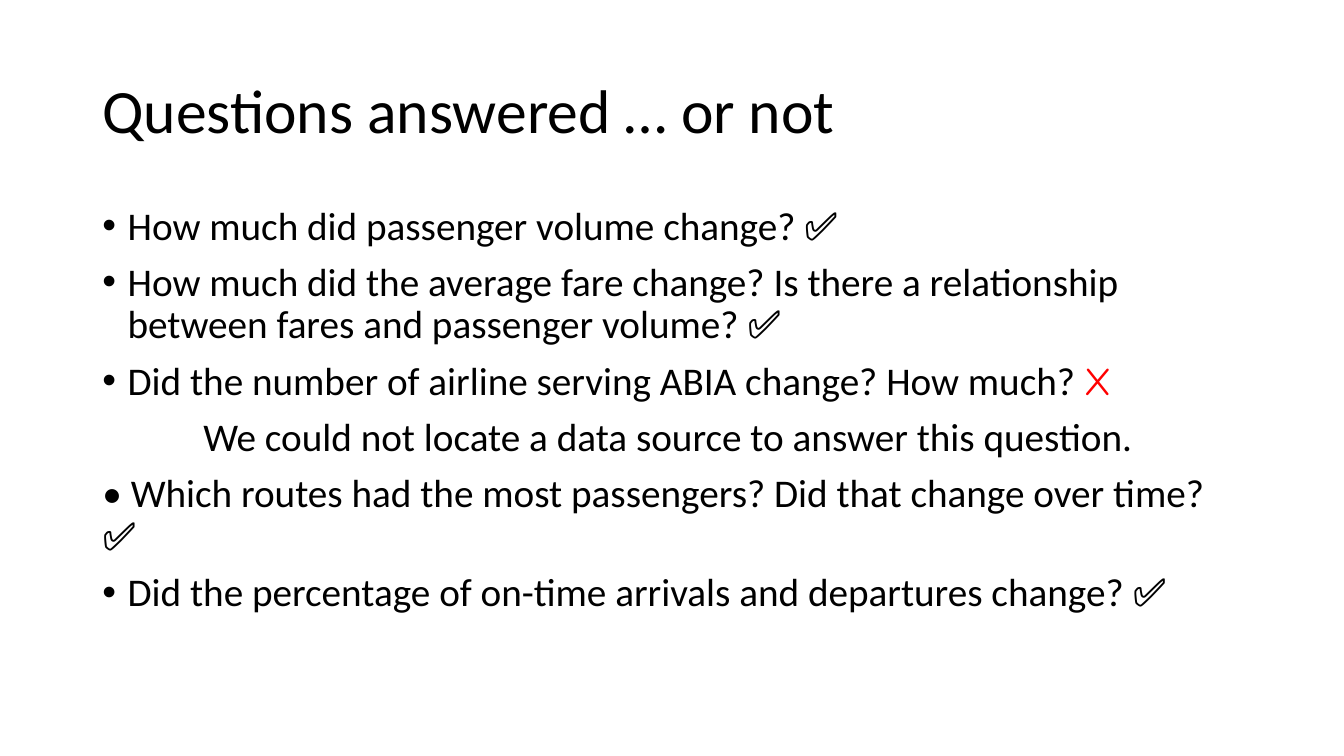
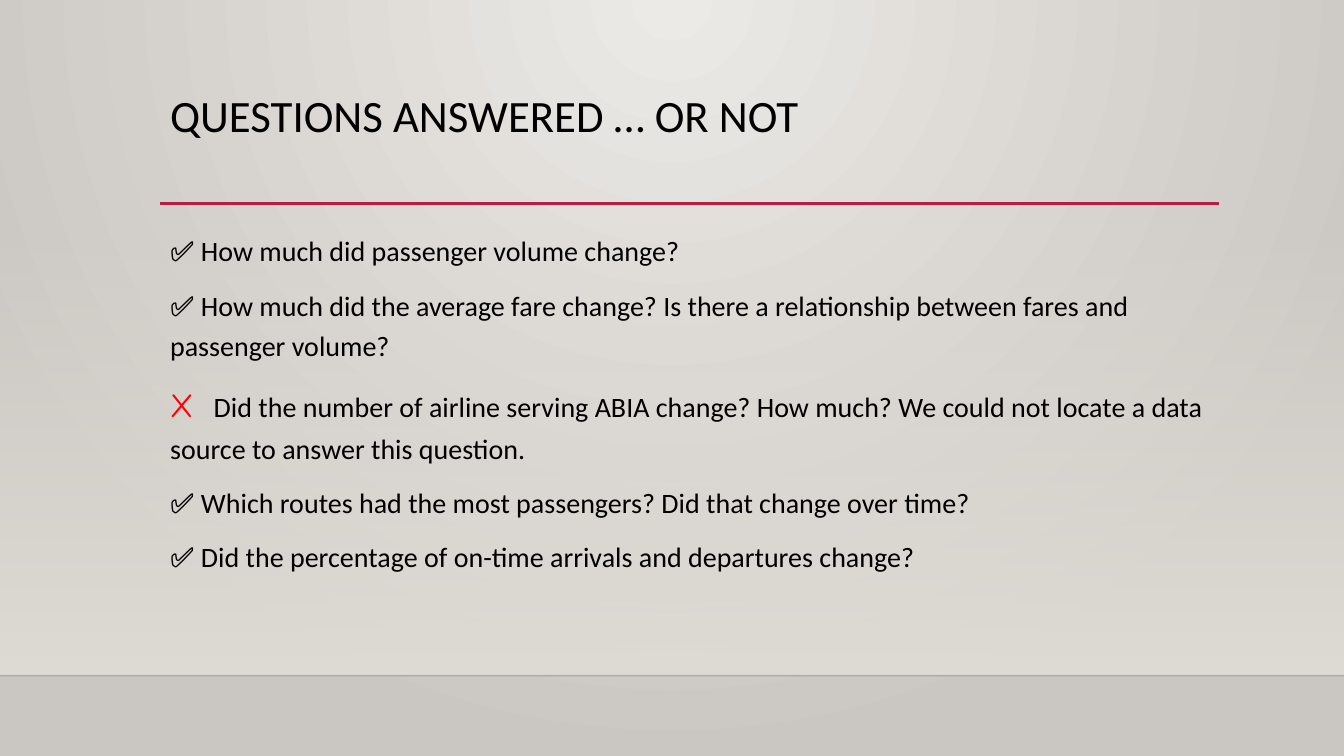
Before and after one commit to ddcruz/project-1, a slide deck: slide 5 of resources/documents/ABIA presentation.pptx. Drawn at 1344x756 pixels with LibreOffice and Linux fonts; fonts in the diff are those of the drawing; background and template pictures are left out. Boxes give left, top, right and bottom in pixels: in the first picture for what was removed or moved away, otherwise in the second. Text is boxed around its words. In the diff, an @@ line names an element or a change of style, - is before the commit and + after.

```diff
--- a/resources/documents/ABIA presentation.pptx
+++ b/resources/documents/ABIA presentation.pptx
@@ background #FFFFFF to gradient #ECEAE7 to #CAC7C1 @@
@@ title "QUESTIONS ANSWERED … OR NOT" at <box>170,103,798,138</box>: vertical alignment middle to top @@
@@ title at <box>170,103,798,138</box>: text changed; size 44 to 32 pt @@
-Questions answered … or not
+QUESTIONS ANSWERED … OR NOT
@@ line added from (160, 204) to (1220, 204), #B71E42 2.5 pt @@
@@ rectangle added at <box>0,223,1344,676</box>, fill gradient #DFDBD5 @@
@@ text at <box>170,241,1202,572</box>: text changed; size 28 to 20 pt @@
-• How much did passenger volume change? ✅
-• How much did the average fare change? Is there a relationship between fares and passenger volume? ✅
-• Did the number of airline serving ABIA change? How much? X
-We could not locate a data source to answer this question.
-• Which routes had the most passengers? Did that change over time? ✅
-• Did the percentage of on-time arrivals and departures change? ✅
+✅ How much did passenger volume change?
+✅ How much did the average fare change? Is there a relationship between fares and passenger volume?
+X Did the number of airline serving ABIA change? How much? We could not locate a data source to answer this question.
+✅ Which routes had the most passengers? Did that change over time?
+✅ Did the percentage of on-time arrivals and departures change?
@@ line added from (0, 676) to (1344, 676), #000001 1 pt @@
```
Also in this commit, not shown: 7 other slides changed, 2 slides added, 1 other file.
